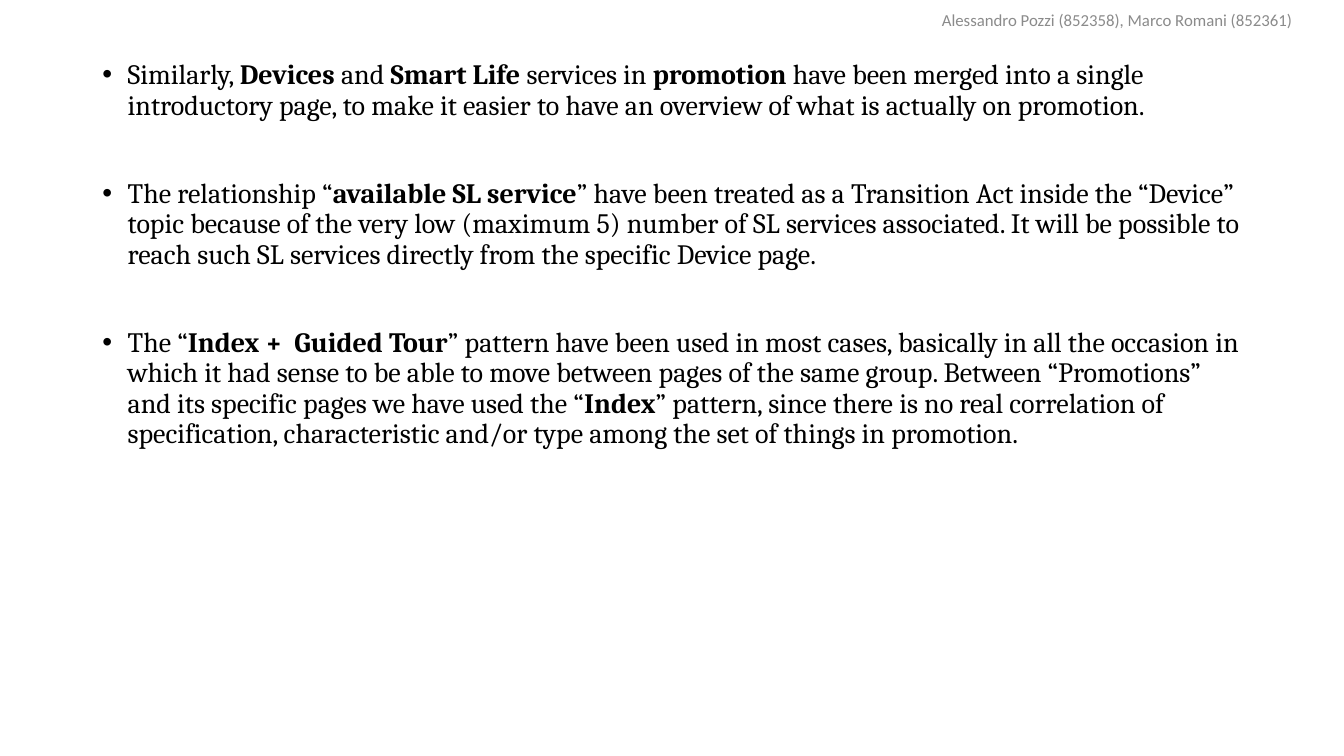
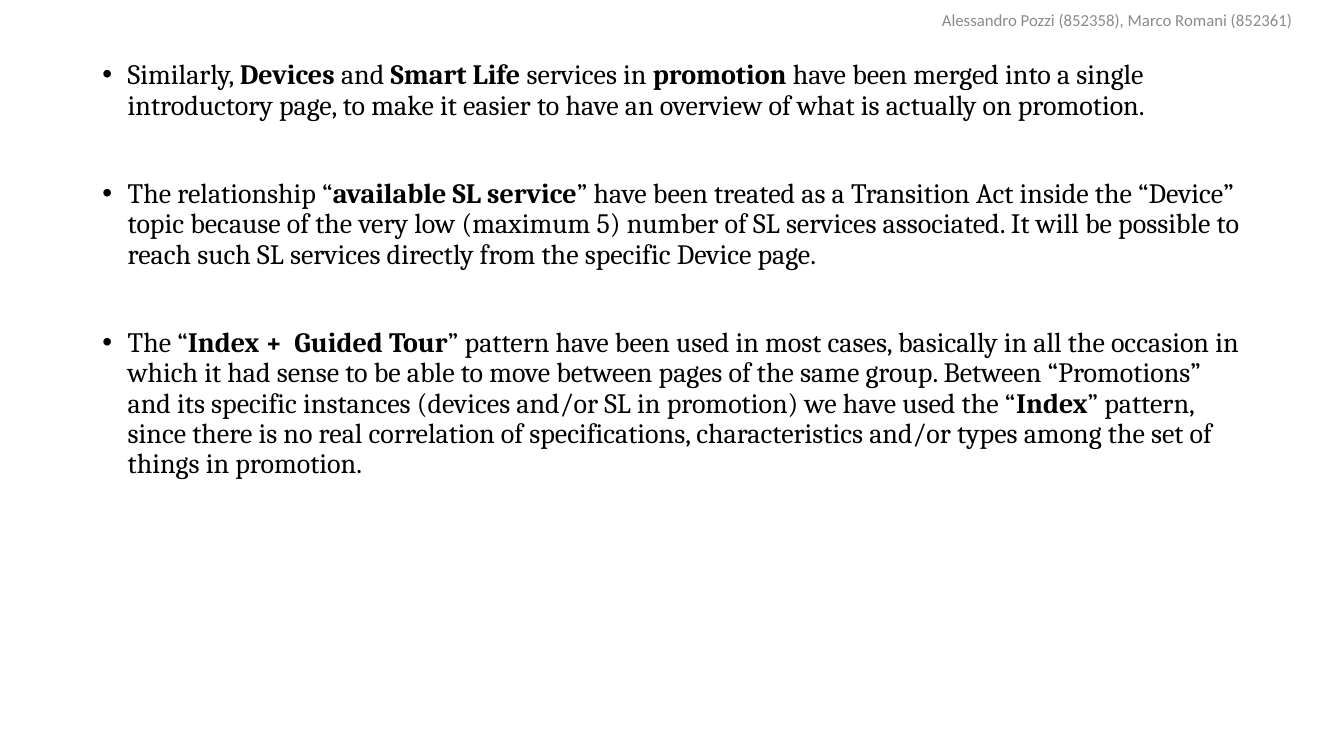
Before and after one commit to AlessandroPozzi/HypermediaProject2016-PozziRomani, a slide deck: slide 12 of Drafts & Material/IDM Models + Notes.pptx (slide 11 before the commit). Drawn at 1344x756 pixels with LibreOffice and Linux fonts; fonts in the diff are those of the drawing. Boxes give left, top, right and bottom in pixels: in the first picture for what was removed or moved away, otherwise in the second. Text is boxed around its words. In the diff, an @@ line names an element or a change of style, - is before the commit and + after.

```diff
--- a/Drafts & Material/IDM Models + Notes.pptx
+++ b/Drafts & Material/IDM Models + Notes.pptx
@@ text at [128,332,1238,479]: text changed @@
-• The “Index + Guided Tour” pattern have been used in most cases, basically in all the occasion in which it had sense to be able to move between pages of the same group. Between “Promotions” and its specific pages we have used the “Index” pattern, since there is no real correlation of specification, characteristic and/or type among the set of things in promotion.
+• The “Index + Guided Tour” pattern have been used in most cases, basically in all the occasion in which it had sense to be able to move between pages of the same group. Between “Promotions” and its specific instances (devices and/or SL in promotion) we have used the “Index” pattern, since there is no real correlation of specifications, characteristics and/or types among the set of things in promotion.
```
Also in this commit, not shown: 5 other slides changed, 2 slides added.
